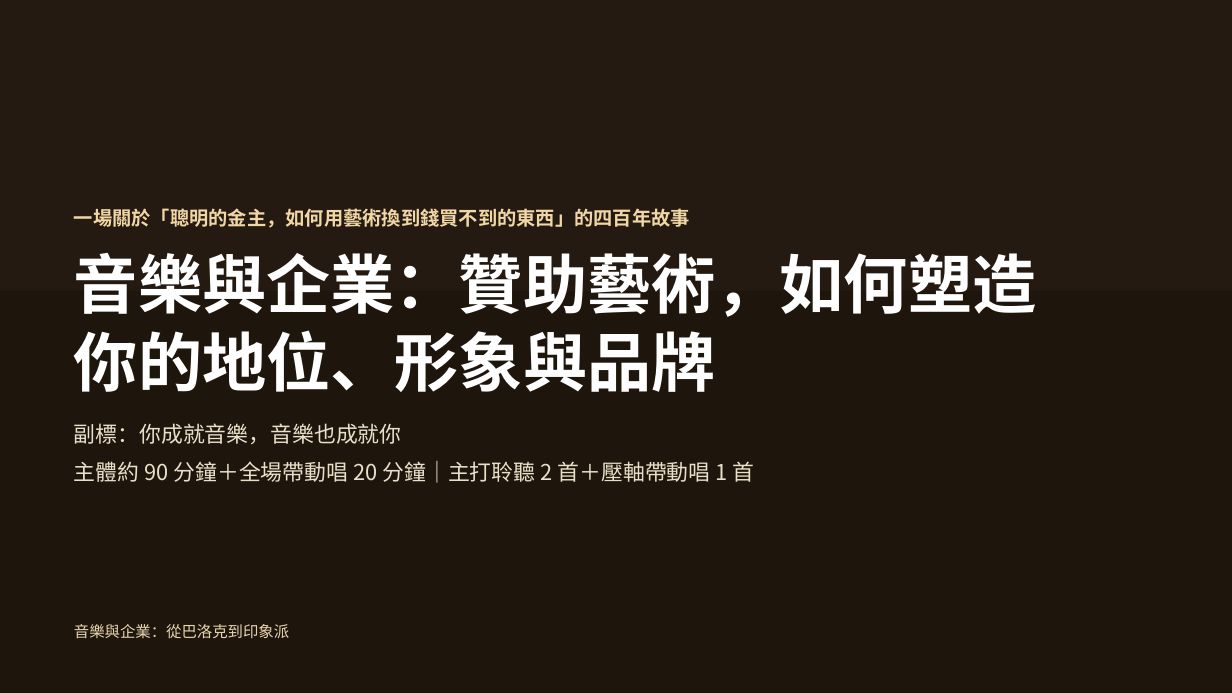
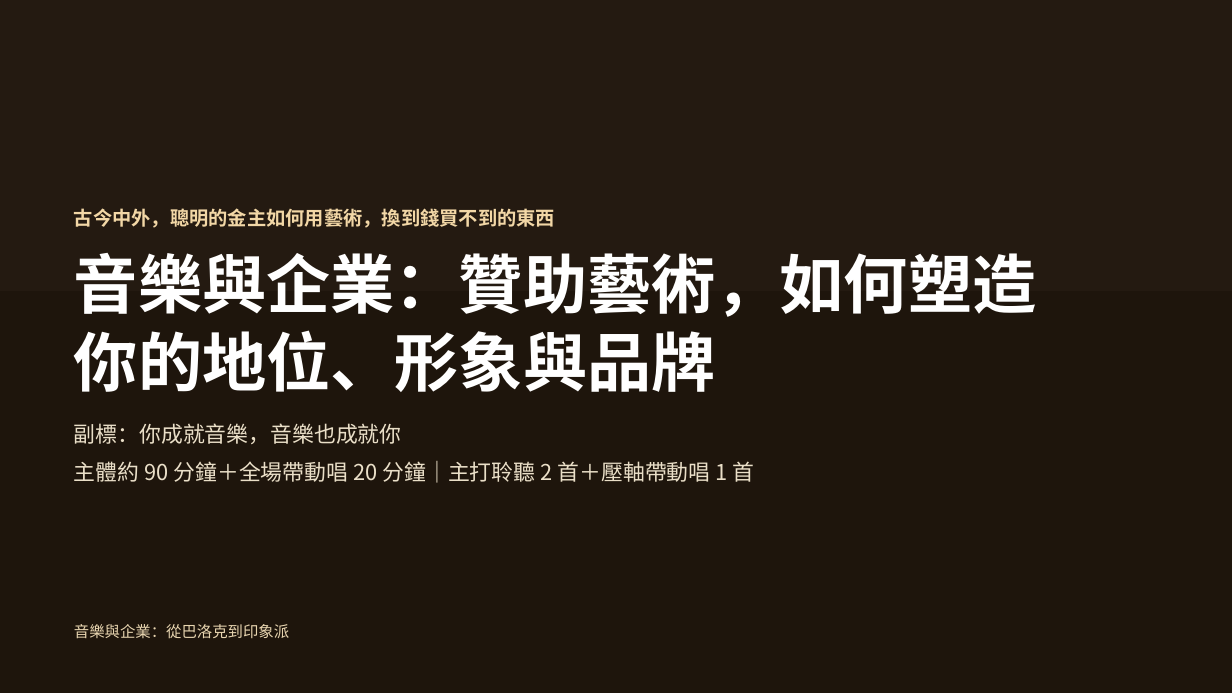
Before and after one commit to kblab2024/music-business-lecture, a slide deck: slide 1 of docs/downloads/音樂與企業-投影片.pptx. Drawn at 1232x693 pixels with LibreOffice and Linux fonts; fonts in the diff are those of the drawing; background and template pictures are left out. Boxes give left, top, right and bottom in pixels: in the first picture for what was removed or moved away, otherwise in the second. Text is boxed around its words. In the diff, an @@ line names an element or a change of style, - is before the commit and + after.

```diff
--- a/docs/downloads/音樂與企業-投影片.pptx
+++ b/docs/downloads/音樂與企業-投影片.pptx
@@ text at bbox=[74, 208, 555, 228]: text changed @@
-一場關於「聰明的金主，如何用藝術換到錢買不到的東西」的四百年故事
+古今中外，聰明的金主如何用藝術，換到錢買不到的東西
```
Also in this commit, not shown: 11 other slides changed, 7 other files.
